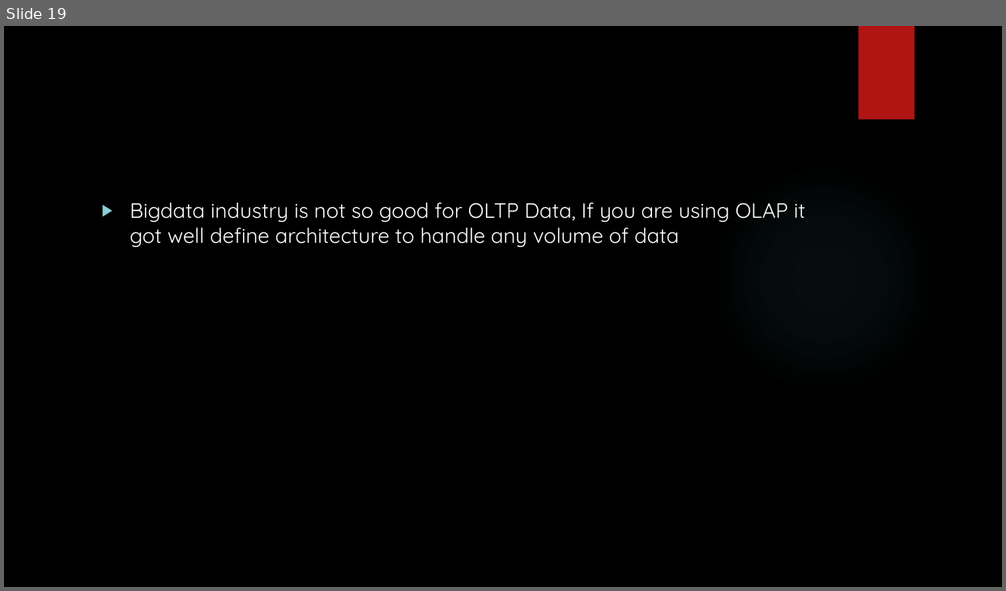
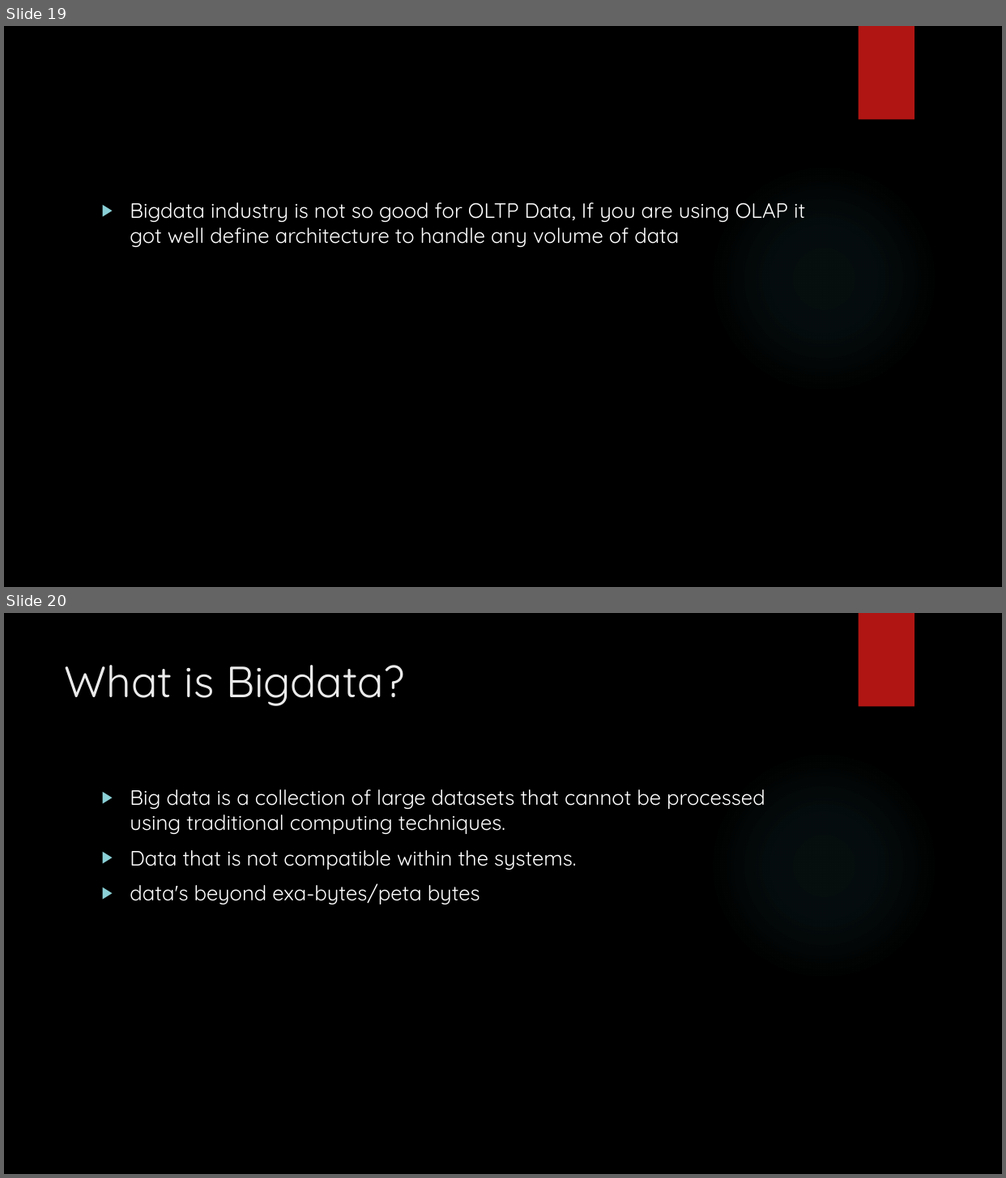
Before and after one commit to karthick1808/hadoopfundamentals, a slide deck: New Microsoft PowerPoint Presentation.pptx. Shown one above the other, each under a label of ours: slide 19 before the commit, slides 19 and 20 after it. The pictures are 1006x591 and 1006x1178 pixels, drawn with LibreOffice and Linux fonts; fonts in the diff are those of the drawing; background and template pictures are left out. Boxes give left, top, right and bottom in pixels: in the first picture for what was removed or moved away, otherwise in the second. Text is boxed around its words. In the diff, an @@ line names an element or a change of style, - is before the commit and + after.

```diff
--- a/New Microsoft PowerPoint Presentation.pptx
+++ b/New Microsoft PowerPoint Presentation.pptx
@@ slide 20 added at <box>4,613,1002,1174</box>, background picture (left out); not listed: 2 template elements that a slide beside it also shows @@
@@ title added at <box>65,665,405,706</box>, 42 pt, text #EBEBEB @@
+What is Bigdata?
@@ text added at <box>130,790,765,905</box>, 20 pt, text #FFFFFF @@
+▶ Big data is a collection of large datasets that cannot be processed using traditional computing techniques.
+▶ Data that is not compatible within the systems.
+▶ data's beyond exa-bytes/peta bytes
```
Also in this commit, not shown: 5 other slides added.
